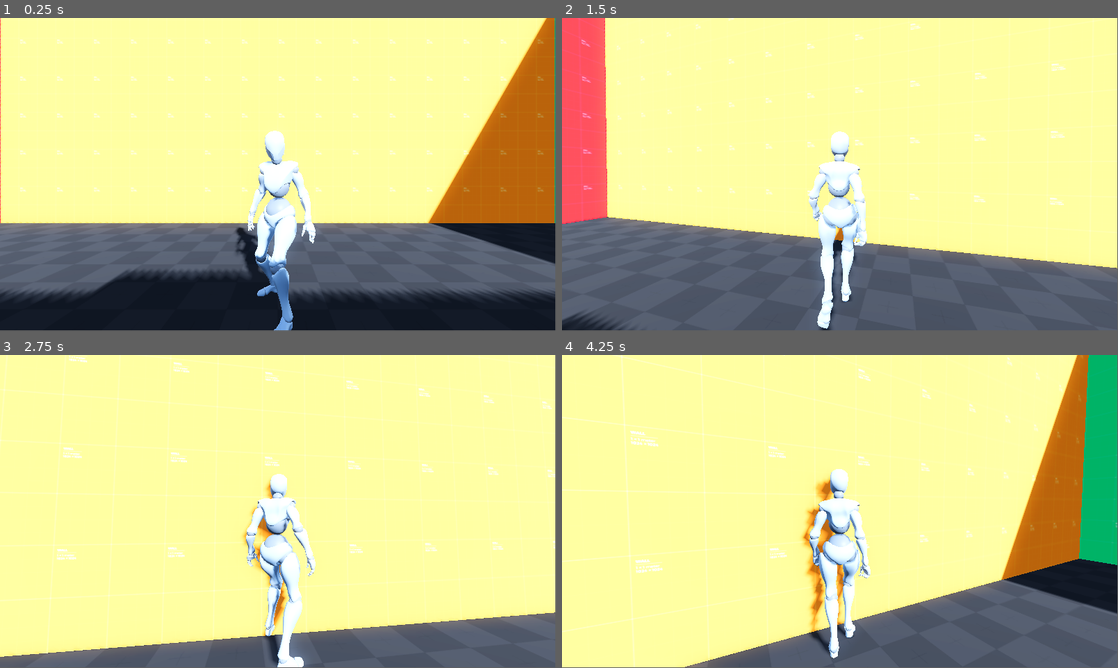
Above: before the commit, frames 1-4 (two rows, left to right).
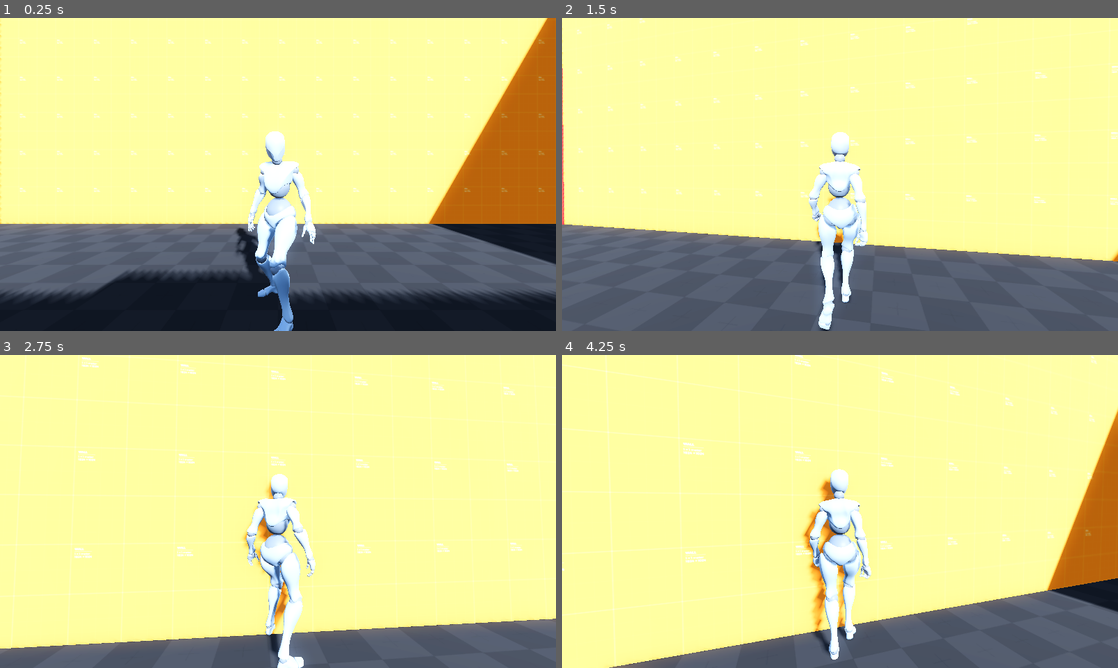
Above: after the commit, the same moments.

Repository: abaker-skudlarek/TMDG_Godot
Game: Godot game, scene res://Scenes/Main/main.tscn
Same seed, same stepped clock (60 frames per second), same inputs: the game is played once before the commit and once after it. A sky picture missing from this copy of the repository is replaced by a grey-blue gradient.
Inputs (mouse positions are in pixels of both pictures, inside the frame that each line leads up to):
- Up to frame 1 (0.25 s): no input
- Up to frame 2 (1.5 s): tap Enter at 0.5 s; move the mouse to (867, 171) at 0.52 s; hold E (next_camera) 0.53-1.28 s; hold W (move_forwards) from 0.53 s (still down); move the mouse to (812, 174) at 1.27 s; tap Q (previous_camera) at 1.35 s
- Up to frame 3 (2.75 s): keep holding W (move_forwards); move the mouse to (289, 505) at 2.02 s; hold E (next_camera) from 2.03 s (still down)
- Up to frame 4 (4.25 s): keep holding W (move_forwards); move the mouse to (834, 514) at 2.77 s; release E (next_camera) at 2.78 s; tap Q (previous_camera) at 2.85 s; move the mouse to (878, 514) at 3.52 s; hold E (next_camera) from 3.53 s (still down)
In our replay, the window is 799x449 before the commit and 800x450 after it. These sizes can differ from the game's own. Grey fills any space a smaller window leaves; there, only what the larger window draws over its background counts as a difference.

The runs differ from the first frame. In frame 1, 1.4% of the frame differs, in the area x 0-100%, y 0-100%; in frame 2, 9.3%; in frame 3, 4.0%; in frame 4, 17%.

Commit message:
basic host and join

Diff:
--- /dev/null
+++ b/Scenes/MultiplayerManager/multiplayer_manager.gd
@@ -0,0 +1,63 @@
+extends Control
+
+const PORT: int = 8910
+const ADDRESS: String = "127.0.0.1"
+const MAX_PLAYERS: int = 2
+const COMPRESSION_ALGORITHM := ENetConnection.COMPRESS_RANGE_CODER
+
+var peer: ENetMultiplayerPeer  # This will become the peer we set up when joining or hosting a game
+
+
+func _ready() -> void:
+	multiplayer.peer_connected.connect(_on_peer_connected)
+	multiplayer.peer_disconnected.connect(_on_peer_disconnected)
+	multiplayer.connected_to_server.connect(_on_connected_to_server)
+	multiplayer.connection_failed.connect(_on_connection_failed)
+
+
+func _on_start_game_pressed() -> void:
+	pass # Replace with function body.
+
+
+func _on_join_game_pressed() -> void:
+	_join_game()
+
+
+func _on_host_game_pressed() -> void:
+	_host_game()
+
+
+## Called on server and clients when someone connects
+func _on_peer_connected(id: int) -> void:
+	print("peer {%s} connected" % id)
+
+
+## Called on server and clients when someone disconnects
+func _on_peer_disconnected(id: int) -> void:
+	print("peer {%s} disconnected" % id)
+
+
+## Called only from clients
+func _on_connected_to_server() -> void:
+	print("connected to server")
+
+
+## Called only from clients
+func _on_connection_failed() -> void:
+	print("connection failed")
+
+
+func _host_game() -> void:
+	peer = ENetMultiplayerPeer.new()
+	var return_code: int = peer.create_server(PORT, MAX_PLAYERS)
+	assert(return_code == OK, "Cannot create server: return code: {%s}" % return_code)
+	peer.get_host().compress(COMPRESSION_ALGORITHM)
+	multiplayer.set_multiplayer_peer(peer)  # This allows us to use our own connection, as the server, making us a "host"
+	print("waiting for players to join...")
+
+
+func _join_game() -> void:
+	peer = ENetMultiplayerPeer.new()
+	peer.create_client(ADDRESS, PORT)
+	peer.get_host().compress(COMPRESSION_ALGORITHM)
+	multiplayer.set_multiplayer_peer(peer)
--- /dev/null
+++ b/Scenes/MultiplayerManager/multiplayer_manager.tscn
@@ -0,0 +1,52 @@
+[gd_scene load_steps=2 format=3 uid="uid://ddgp4s835ohy5"]
+
+[ext_resource type="Script" path="res://Scenes/MultiplayerManager/multiplayer_manager.gd" id="1_6i3uk"]
+
+[node name="MultiplayerManager" type="Control"]
+layout_mode = 3
+anchors_preset = 15
+anchor_right = 1.0
+anchor_bottom = 1.0
+grow_horizontal = 2
+grow_vertical = 2
+script = ExtResource("1_6i3uk")
+
+[node name="Background" type="ColorRect" parent="."]
+layout_mode = 1
+anchors_preset = 15
+anchor_right = 1.0
+anchor_bottom = 1.0
+grow_horizontal = 2
+grow_vertical = 2
+color = Color(0.231491, 0.23031, 0.434139, 1)
+
+[node name="VBoxContainer" type="VBoxContainer" parent="."]
+layout_mode = 1
+anchors_preset = 8
+anchor_left = 0.5
+anchor_top = 0.5
+anchor_right = 0.5
+anchor_bottom = 0.5
+offset_left = -150.0
+offset_top = -50.5
+offset_right = 150.0
+offset_bottom = 50.5
+grow_horizontal = 2
+grow_vertical = 2
+theme_override_constants/separation = 20
+
+[node name="HostGame" type="Button" parent="VBoxContainer"]
+layout_mode = 2
+text = "Host"
+
+[node name="JoinGame" type="Button" parent="VBoxContainer"]
+layout_mode = 2
+text = "Join"
+
+[node name="Start Game" type="Button" parent="VBoxContainer"]
+layout_mode = 2
+text = "Start Game"
+
+[connection signal="pressed" from="VBoxContainer/HostGame" to="." method="_on_host_game_pressed"]
+[connection signal="pressed" from="VBoxContainer/JoinGame" to="." method="_on_join_game_pressed"]
+[connection signal="pressed" from="VBoxContainer/Start Game" to="." method="_on_start_game_pressed"]
--- a/project.godot
+++ b/project.godot
@@ -26,8 +26,8 @@
 
 [display]
 
-window/size/viewport_width=1920
-window/size/viewport_height=1080
+window/size/viewport_width=1280
+window/size/viewport_height=720
 
 [file_customization]
 
